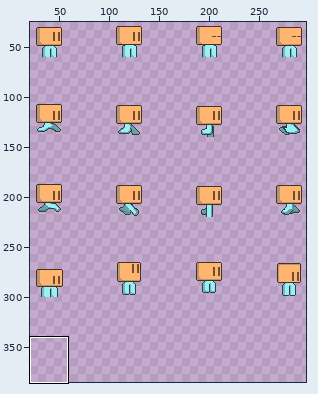
One commit to this sprite sheet: src/main/resources/sprites/dex-sprites.png. The first picture is a wide view before the edit; the outline marks the close-up.
Close-up. The starting point:
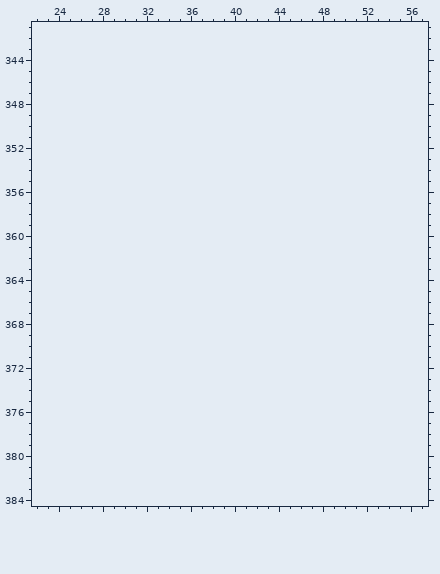
The file is 320x320 pixels. Shown: x 22..57, y 341..384. The old version is drawn lined up with the new one, on the new canvas. The wide view leaves out empty margins. The commit also changed other parts of the picture, which this record leaves out.
The same view after the edit:
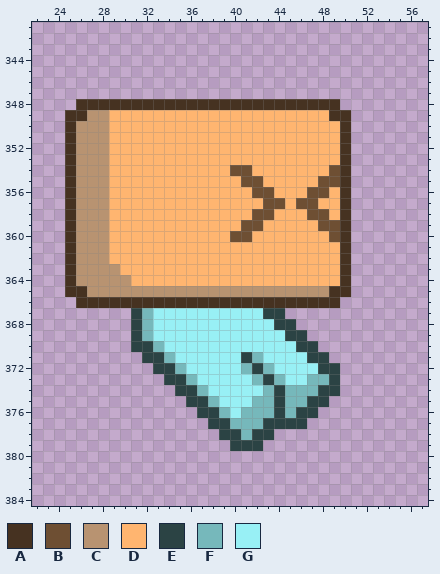
Palette (. is transparent): A #463221  B #6e4f33  C #b89371  D #ffb570  E #2b4344  F #76b8bb  G #98f0f5
The edit:
canvas 320x320 -> 320x400
@@ x 22..57 @@
 347 ....................................
-348 ....................................
-349 ....................................
-350 ....................................
-351 ....................................
-352 ....................................
-353 ....................................
-354 ....................................
-355 ....................................
-356 ....................................
-357 ....................................
-358 ....................................
-359 ....................................
-360 ....................................
-361 ....................................
-362 ....................................
-363 ....................................
-364 ....................................
-365 ....................................
-366 ....................................
-367 ....................................
-368 ....................................
-369 ....................................
-370 ....................................
-371 ....................................
-372 ....................................
-373 ....................................
-374 ....................................
-375 ....................................
-376 ....................................
-377 ....................................
-378 ....................................
-379 ....................................
+348 ....AAAAAAAAAAAAAAAAAAAAAAAA........
+349 ...AACCDDDDDDDDDDDDDDDDDDDDAA.......
+350 ...ACCCDDDDDDDDDDDDDDDDDDDDDA.......
+351 ...ACCCDDDDDDDDDDDDDDDDDDDDDA.......
+352 ...ACCCDDDDDDDDDDDDDDDDDDDDDA.......
+353 ...ACCCDDDDDDDDDDDDDDDDDDDDDA.......
+354 ...ACCCDDDDDDDDDDDBBDDDDDDDBA.......
+355 ...ACCCDDDDDDDDDDDDBBDDDDDBBA.......
+356 ...ACCCDDDDDDDDDDDDDBBDDDBBDA.......
+357 ...ACCCDDDDDDDDDDDDDDBBDBBDDA.......
+358 ...ACCCDDDDDDDDDDDDDBBDDDBBDA.......
+359 ...ACCCDDDDDDDDDDDDBBDDDDDBBA.......
+360 ...ACCCDDDDDDDDDDDBBDDDDDDDBA.......
+361 ...ACCCDDDDDDDDDDDDDDDDDDDDDA.......
+362 ...ACCCDDDDDDDDDDDDDDDDDDDDDA.......
+363 ...ACCCCDDDDDDDDDDDDDDDDDDDDA.......
+364 ...ACCCCCDDDDDDDDDDDDDDDDDDDA.......
+365 ...AACCCCCCCCCCCCCCCCCCCCCCAA.......
+366 ....AAAAAAAAAAAAAAAAAAAAAAAA........
+367 .........EFGGGGGGGGGGEE.............
+368 .........EFGGGGGGGGGGGEE............
+369 .........EFGGGGGGGGGGGGEE...........
+370 .........EEFGGGGGGGGGGGGEE..........
+371 ..........EEFGGGGGGEFGGGGEE.........
+372 ...........EEFGGGGGFEFGGGGEE........
+373 ............EEFGGGGGFEFGGFFE........
+374 .............EEFGGGGGFEFFFEE........
+375 ..............EEFGGGFFEFFEE.........
+376 ...............EEFGFFFEFEE..........
+377 ................EEFFFEEEE...........
+378 .................EEFEE..............
+379 ..................EEE...............
 380 ....................................
Pixel boxes of the changes (left, top, right, bottom) in both close-ups:
added: (65, 99, 351, 451)
